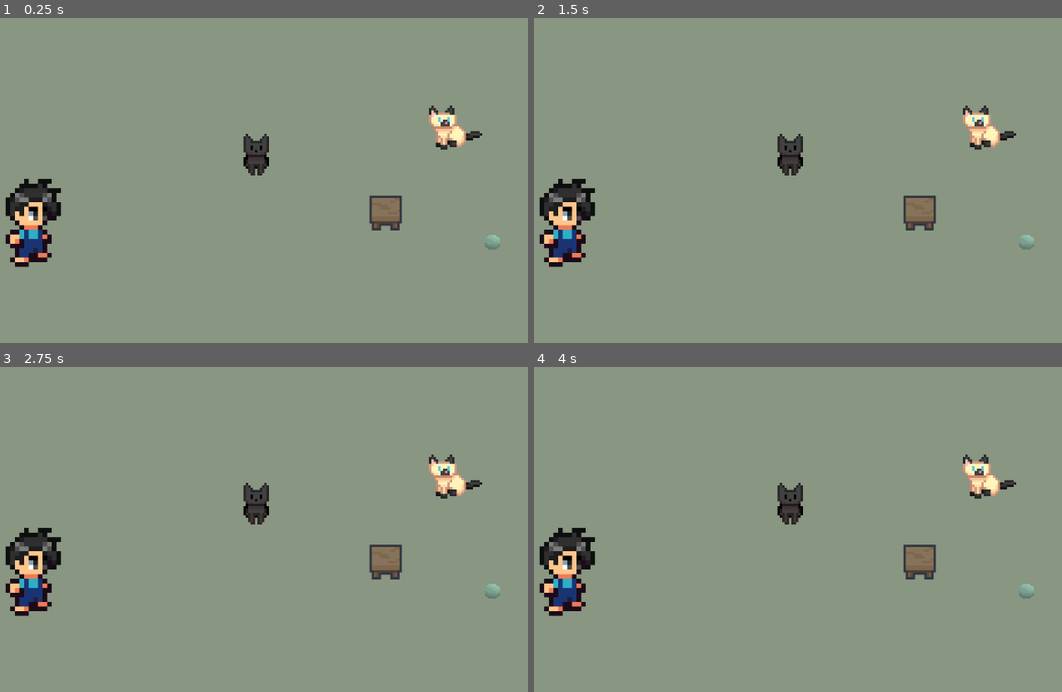
Above: before the commit, frames 1-4 (two rows, left to right).
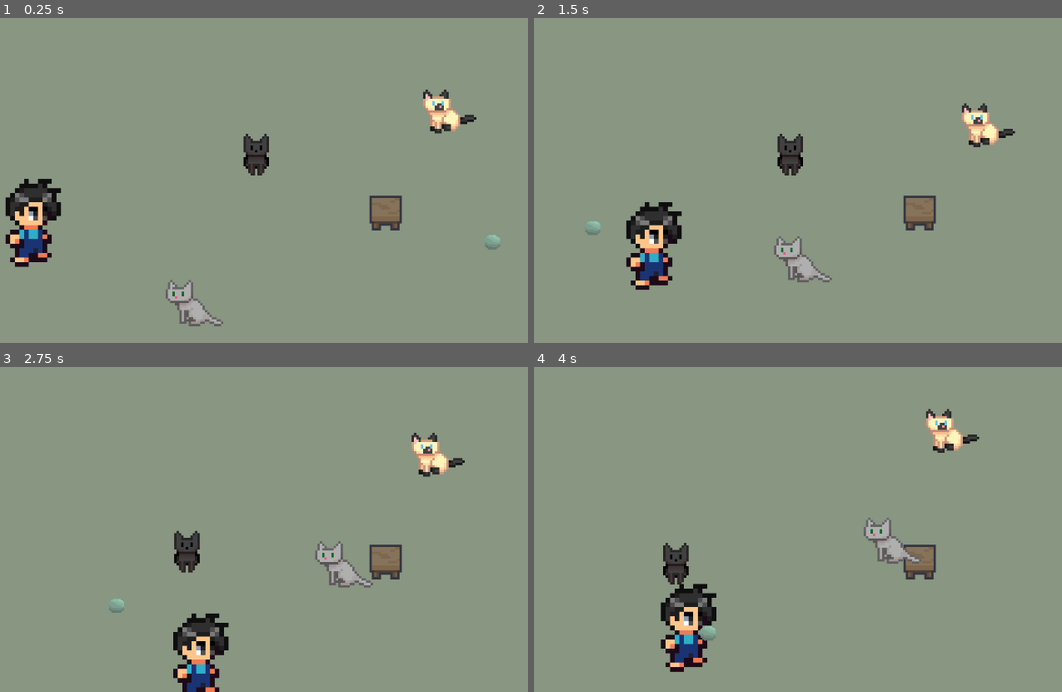
Above: after the commit, the same moments.

Repository: morgan-git/cat-herder
Game: Godot game, scene res://patio.tscn
Same seed, same stepped clock (60 frames per second), same inputs: the game is played once before the commit and once after it.
Inputs:
- Up to frame 1 (0.25 s): no input
- Up to frame 2 (1.5 s): tap Enter (ui_accept) at 0.5, 0.77 s; hold Right (ui_right) 0.53-1.28 s; hold Down (ui_down) from 1.28 s (still down)
- Up to frame 3 (2.75 s): tap Enter (ui_accept) at 1.52 s; release Down (ui_down) at 2.03 s; hold Right (ui_right) from 2.03 s (still down)
- Up to frame 4 (4 s): release Right (ui_right) at 2.78 s; hold Up (ui_up) 2.78-3.53 s; tap Enter (ui_accept) at 3.02, 3.77 s; hold Left (ui_left) from 3.53 s (still down)

The runs differ from the first frame. In frame 1, 1.7% of the frame differs, in the area x 31-92%, y 22-95%; in frame 2, 5.4%; in frame 3, 6.9%; in frame 4, 7.3%, in the area x 0-95%, y 12-94%.

Commit message:
added 3rd cat and had it run and stay by the table

Diff:
--- a/patio.tscn
+++ b/patio.tscn
@@ -1,13 +1,15 @@
-[gd_scene load_steps=15 format=3 uid="uid://bfyglm4vdabm"]
+[gd_scene load_steps=17 format=3 uid="uid://bfyglm4vdabm"]
 
-[ext_resource type="Script" uid="uid://cvuw5tou4maru" path="res://player.gd" id="1_daojl"]
+[ext_resource type="Script" uid="uid://bd7bf05355eik" path="res://scripts/player.gd" id="1_43j51"]
 [ext_resource type="Texture2D" uid="uid://dok4gme608l15" path="res://assets/maeve_farm_rpg/Character/Idle.png" id="2_mxu6m"]
 [ext_resource type="Texture2D" uid="uid://cywnk4cirved8" path="res://assets/Neko Cafe Asset Pack/neko-cafe-furnitures.png" id="3_rl1s1"]
 [ext_resource type="Texture2D" uid="uid://cqjsejcy8c4gl" path="res://assets/CatRoomFree/Furnitures.png" id="4_mxu6m"]
-[ext_resource type="Script" uid="uid://cxo7sofojjnee" path="res://cat_1.gd" id="5_mxu6m"]
 [ext_resource type="Texture2D" uid="uid://cno86gvj674ad" path="res://assets/cats/black_0.png" id="5_ren2i"]
-[ext_resource type="Script" uid="uid://b1hlbpu6st5qv" path="res://cat_2.gd" id="7_43j51"]
+[ext_resource type="Script" uid="uid://c2r05vkl01un5" path="res://scripts/cat_1.gd" id="5_rupsg"]
+[ext_resource type="Script" uid="uid://7noq6o3pabb7" path="res://scripts/cat_2.gd" id="7_8kc7v"]
 [ext_resource type="Texture2D" uid="uid://bm101nnf8jflo" path="res://assets/cats/creme_1.png" id="8_rupsg"]
+[ext_resource type="Script" uid="uid://baryvtdkevjc6" path="res://scripts/cat_3.gd" id="9_rupsg"]
+[ext_resource type="Texture2D" uid="uid://bwrgmmib8ffle" path="res://assets/cats/grey_0.png" id="10_8kc7v"]
 
 [sub_resource type="RectangleShape2D" id="RectangleShape2D_ou2u5"]
 size = Vector2(109, 155)
@@ -40,7 +42,7 @@
 
 [node name="Player" type="CharacterBody2D" parent="."]
 position = Vector2(-398.19, 122.793)
-script = ExtResource("1_daojl")
+script = ExtResource("1_43j51")
 yarn_ball_path = NodePath("../YarnBall")
 
 [node name="Player Sprite" type="Sprite2D" parent="Player"]
@@ -96,6 +98,9 @@
 position = Vector2(1, 5)
 shape = SubResource("RectangleShape2D_mxu6m")
 
+[node name="Marker2D" type="Marker2D" parent="Table"]
+position = Vector2(-0.165146, -33.3671)
+
 [node name="YarnBall" type="Node2D" parent="."]
 position = Vector2(402.067, 147.385)
 
@@ -107,7 +112,7 @@
 region_rect = Rect2(64.104, 450.624, 26.896, 25)
 
 [node name="Cat1" type="CharacterBody2D" parent="."]
-script = ExtResource("5_mxu6m")
+script = ExtResource("5_rupsg")
 yarn_ball_path = NodePath("../YarnBall")
 
 [node name="Sprite2D" type="Sprite2D" parent="Cat1"]
@@ -126,7 +131,7 @@
 
 [node name="Cat2" type="CharacterBody2D" parent="."]
 position = Vector2(336.565, -48.5664)
-script = ExtResource("7_43j51")
+script = ExtResource("7_8kc7v")
 yarn_ball_path = NodePath("../YarnBall")
 
 [node name="Sprite2D" type="Sprite2D" parent="Cat2"]
@@ -143,5 +148,25 @@
 wait_time = 2.0
 autostart = true
 
+[node name="Cat3" type="CharacterBody2D" parent="."]
+position = Vector2(-140.568, 272.501)
+script = ExtResource("9_rupsg")
+table_path = NodePath("../Table/Marker2D")
+
+[node name="Sprite2D" type="Sprite2D" parent="Cat3"]
+scale = Vector2(4, 4)
+texture = ExtResource("10_8kc7v")
+region_enabled = true
+region_rect = Rect2(130, 259, 27, 23)
+
+[node name="CollisionShape2D" type="CollisionShape2D" parent="Cat3"]
+position = Vector2(-3.5, -4.5)
+shape = SubResource("RectangleShape2D_43j51")
+
+[node name="Timer" type="Timer" parent="Cat3"]
+wait_time = 2.0
+autostart = true
+
 [connection signal="timeout" from="Cat1/Timer" to="Cat1" method="_on_timer_timeout"]
 [connection signal="timeout" from="Cat2/Timer" to="Cat2" method="_on_timer_timeout"]
+[connection signal="timeout" from="Cat3/Timer" to="Cat3" method="_on_timer_timeout"]
--- /dev/null
+++ b/scripts/cat_3.gd
@@ -0,0 +1,33 @@
+extends CharacterBody2D
+
+const SPEED = 120.0
+const DETECTION_RADIUS = 550.0
+
+@export var table_path: NodePath
+var table: Node2D
+var wander_target: Vector2
+
+func _ready() -> void:
+	table = get_node(table_path)
+	wander_target = global_position
+
+func _physics_process(delta: float) -> void:
+	var distance_to_table = global_position.distance_to(table.global_position)
+
+	if distance_to_table <= DETECTION_RADIUS:
+		var direction = (table.global_position - global_position).normalized()
+		velocity = direction * SPEED
+	else:
+		var distance_to_wander_target = global_position.distance_to(wander_target)
+		if distance_to_wander_target < 5.0:
+			velocity = Vector2.ZERO
+		else:
+			var direction = (wander_target - global_position).normalized()
+			velocity = direction * (SPEED * 0.5)
+	move_and_slide()
+
+
+func _on_timer_timeout() -> void:
+
+	var random_offset = Vector2(randf_range(-100, 100), randf_range(-100, 100))
+	wander_target = global_position + random_offset
Not shown, added: scripts/cat_3.gd.uid
